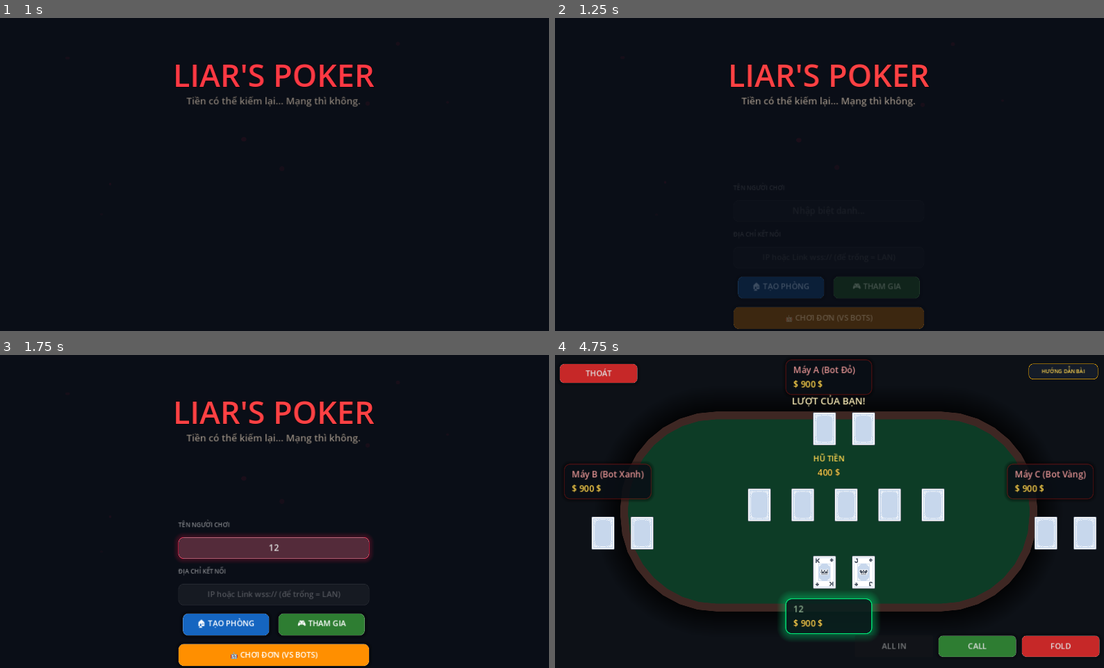
Above: before the commit, frames 1-4 (two rows, left to right).
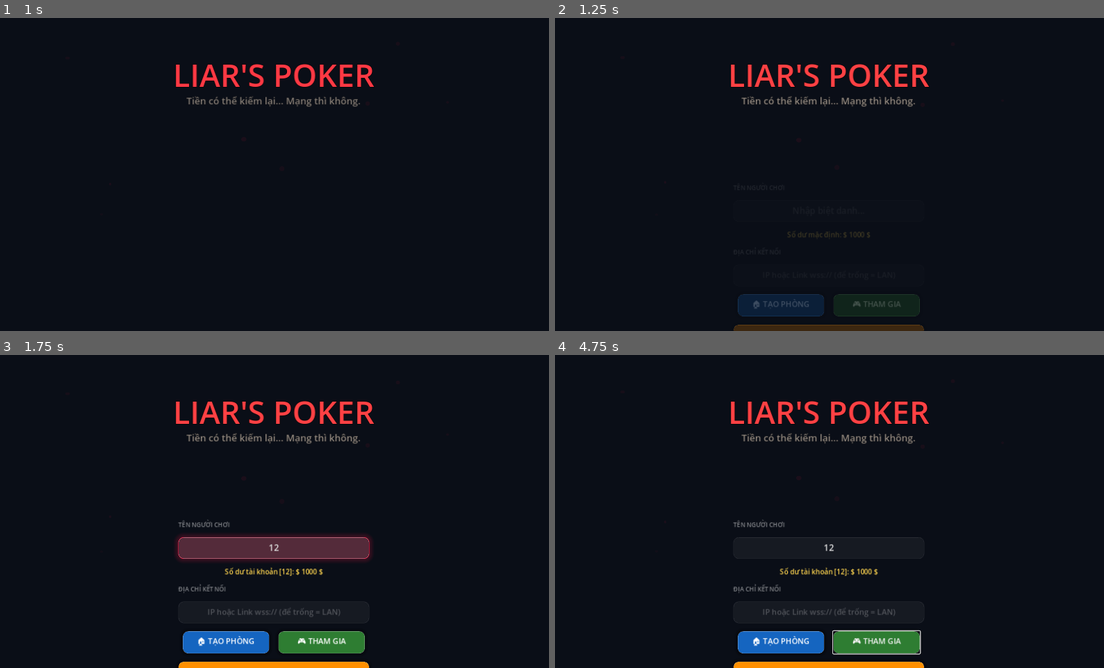
Above: after the commit, the same moments.

Repository: tquoc00/PokerGame
Game: Godot game, scene res://scenes/main/Menu.tscn
Two runs of this game, one before a commit and one after it. Both use one fixed random seed, a clock stepped at 60 frames per second and the inputs below.
Inputs (mouse positions are in pixels of both pictures, inside the frame that each line leads up to):
- Up to frame 1 (1 s): move the mouse to (395, 158) at 0.52 s
- Up to frame 2 (1.25 s): no input
- Up to frame 3 (1.75 s): click (274, 549) at 1.27 s; type "12" at 1.35 s
- Up to frame 4 (4.75 s): click "🏠 TẠO PHÒNG" at 2 s; click "🎮 THAM GIA" at 2.75 s; click (829, 655) at 3.5 s, where only the run before the commit has a clickable "🤖 CHƠI ĐƠN (VS BOTS)"; click (609, 602) at 4.25 s, where only the run before the commit has a clickable "CHIA BÀI"

Frame 1 is identical in both runs. In frame 2, 3.9% of the frame differs, in the area x 32-68%, y 68-100%; in frame 3, 5.8%; in frame 4, 52%, in the area x 0-100%, y 1-100%.

Commit message:
Add current money display to Main Menu and implement auto-loading/saving of last used username

Diff:
--- a/scripts/core/NetworkManager.gd
+++ b/scripts/core/NetworkManager.gd
@@ -30,6 +30,26 @@
 	var err = config.save(SAVE_PATH)
 	if err != OK:
 		print("Lỗi lưu trữ số dư tài khoản của: ", p_name)
+
+# Tải tên người chơi cuối cùng đã sử dụng
+func load_last_username() -> String:
+	var config = ConfigFile.new()
+	if not FileAccess.file_exists(SAVE_PATH):
+		return ""
+	var err = config.load(SAVE_PATH)
+	if err == OK:
+		return config.get_value("settings", "last_username", "")
+	return ""
+
+# Lưu tên người chơi cuối cùng đã sử dụng
+func save_last_username(p_name: String):
+	var config = ConfigFile.new()
+	if FileAccess.file_exists(SAVE_PATH):
+		config.load(SAVE_PATH)
+	config.set_value("settings", "last_username", p_name)
+	var err = config.save(SAVE_PATH)
+	if err != OK:
+		print("Lỗi lưu cài đặt tên người chơi")
 
 func host_game(player_name: String):
 	if OS.has_feature("web"):
@@ -105,7 +125,7 @@
 	get_tree().change_scene_to_file("res://scenes/main/Menu.tscn")
 
 @rpc("any_peer", "reliable")
-func register_player(id: int, p_name: String, p_money: int):
+func register_player(id: int, p_name: String, p_money: int = 1000):
 	if multiplayer.is_server():
 		if players.size() >= MAX_PLAYERS:
 			rpc_id(id, "client_reject_join", "PHÒNG ĐÃ ĐẦY! (TỐI ĐA 4 NGƯỜI)")
--- a/scripts/ui/MainMenu.gd
+++ b/scripts/ui/MainMenu.gd
@@ -1,6 +1,7 @@
 extends Control
 
 var username_input: LineEdit
+var money_display_label: Label
 var ip_input: LineEdit
 var lobby_panel: Panel
 var players_vbox: VBoxContainer
@@ -100,6 +101,16 @@
 	username_input.add_theme_color_override("font_placeholder_color", Color(1, 1, 1, 0.25))
 	center_container.add_child(username_input)
 
+	# Nhãn hiển thị số dư lấp lánh sang trọng ngay trên Menu chính
+	money_display_label = Label.new()
+	money_display_label.text = "Số dư mặc định: $ 1000 $"
+	money_display_label.horizontal_alignment = HORIZONTAL_ALIGNMENT_CENTER
+	money_display_label.add_theme_font_size_override("font_size", 16)
+	money_display_label.add_theme_color_override("font_color", Color("#ffd54f"))
+	center_container.add_child(money_display_label)
+
+	username_input.text_changed.connect(_on_username_changed)
+
 	# Địa chỉ kết nối
 	var ip_label = Label.new()
 	ip_label.text = "ĐỊA CHỈ KẾT NỐI"
@@ -157,6 +168,14 @@
 	NetworkManager.player_list_changed.connect(_update_lobby)
 	multiplayer.connection_failed.connect(_on_connection_error)
 	multiplayer.server_disconnected.connect(_on_server_died)
+
+	# Load tên người chơi cuối cùng đã sử dụng
+	var last_name = NetworkManager.load_last_username()
+	if last_name != "":
+		username_input.text = last_name
+		_update_money_display(last_name)
+	else:
+		_update_money_display("")
 
 	# === ENTRANCE ANIMATION ===
 	_play_entrance_animation()
@@ -353,6 +372,17 @@
 	status_label.text = "⚠️ MÁY CHỦ ĐÃ ĐÓNG!"
 	status_label.add_theme_color_override("font_color", Color("#ff5252"))
 
+func _on_username_changed(new_text: String):
+	_update_money_display(new_text)
+
+func _update_money_display(name_str: String):
+	var target_name = name_str.strip_edges()
+	if target_name == "":
+		money_display_label.text = "Số dư mặc định: $ 1000 $"
+	else:
+		var money = NetworkManager.load_player_money(target_name)
+		money_display_label.text = "Số dư tài khoản [" + target_name + "]: $ " + str(money) + " $"
+
 func _get_name():
 	var n = username_input.text.strip_edges()
 	return n if n != "" else "Gambler_" + str(randi() % 1000)
@@ -362,7 +392,9 @@
 # ============================================================
 func _on_host():
 	NetworkManager.is_single_player = false
-	if NetworkManager.host_game(_get_name()):
+	var name_input = _get_name()
+	NetworkManager.save_last_username(name_input)
+	if NetworkManager.host_game(name_input):
 		_show_lobby()
 		start_btn.show()
 
@@ -380,9 +412,11 @@
 
 func _on_join():
 	NetworkManager.is_single_player = false
+	var name_input = _get_name()
+	NetworkManager.save_last_username(name_input)
 	var ip = ip_input.text.strip_edges()
 	if ip == "": ip = "127.0.0.1"
-	if NetworkManager.join_game(ip, _get_name()):
+	if NetworkManager.join_game(ip, name_input):
 		_show_lobby()
 		lobby_title_label.text = "ĐANG KẾT NỐI..."
 		ip_display_label.text = "Kết nối đến: " + ip
@@ -390,6 +424,7 @@
 
 func _on_single_player():
 	var name_input = _get_name()
+	NetworkManager.save_last_username(name_input)
 	NetworkManager.is_single_player = true
 	NetworkManager.my_name = name_input
 	NetworkManager.players = {
